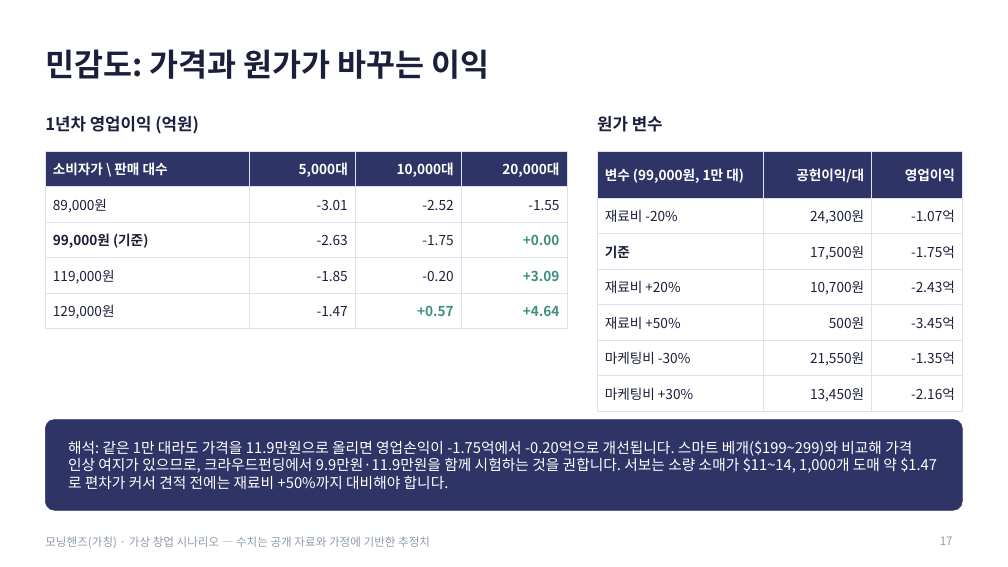
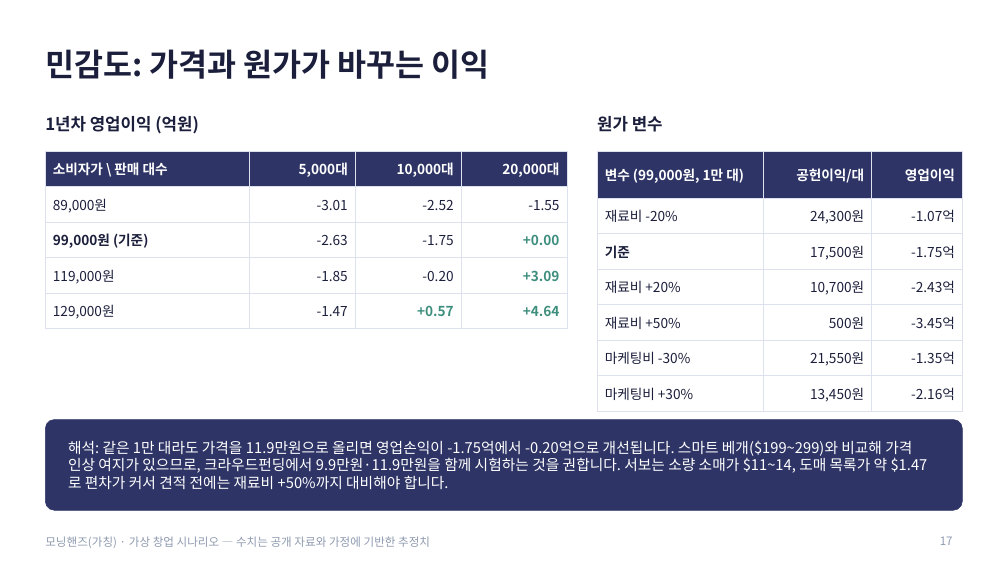
Before and after one commit to g975682-source/-, a slide deck: slide 17 of MorningHands_Business_Analysis.pptx. Drawn at 1008x567 pixels with LibreOffice and Linux fonts; fonts in the diff are those of the drawing. Boxes give left, top, right and bottom in pixels: in the first picture for what was removed or moved away, otherwise in the second. Text is boxed around its words. In the diff, an @@ line names an element or a change of style, - is before the commit and + after.

```diff
--- a/MorningHands_Business_Analysis.pptx
+++ b/MorningHands_Business_Analysis.pptx
@@ text at (x1=68, y1=441, x2=928, y2=489): text changed @@
-해석: 같은 1만 대라도 가격을 11.9만원으로 올리면 영업손익이 -1.75억에서 -0.20억으로 개선됩니다. 스마트 베개($199~299)와 비교해 가격 인상 여지가 있으므로, 크라우드펀딩에서 9.9만원·11.9만원을 함께 시험하는 것을 권합니다. 서보는 소량 소매가 $11~14, 1,000개 도매 약 $1.47로 편차가 커서 견적 전에는 재료비 +50%까지 대비해야 합니다.
+해석: 같은 1만 대라도 가격을 11.9만원으로 올리면 영업손익이 -1.75억에서 -0.20억으로 개선됩니다. 스마트 베개($199~299)와 비교해 가격 인상 여지가 있으므로, 크라우드펀딩에서 9.9만원·11.9만원을 함께 시험하는 것을 권합니다. 서보는 소량 소매가 $11~14, 도매 목록가 약 $1.47로 편차가 커서 견적 전에는 재료비 +50%까지 대비해야 합니다.
```
Also in this commit, not shown: 12 other slides changed.
